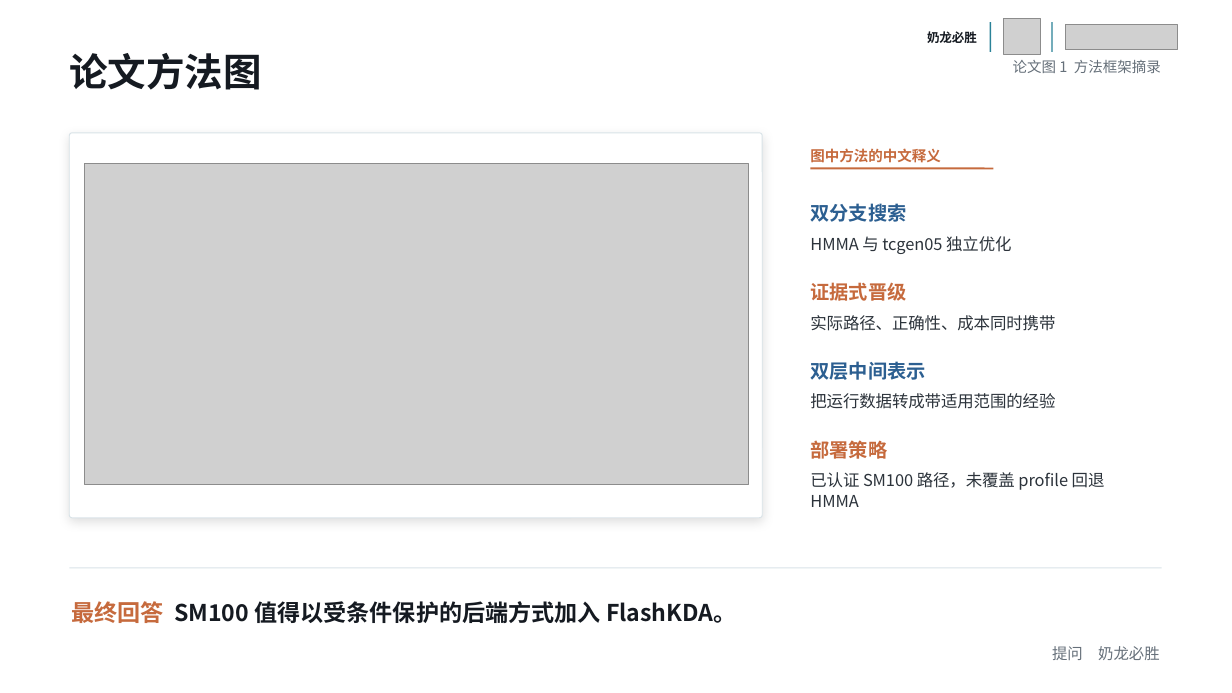
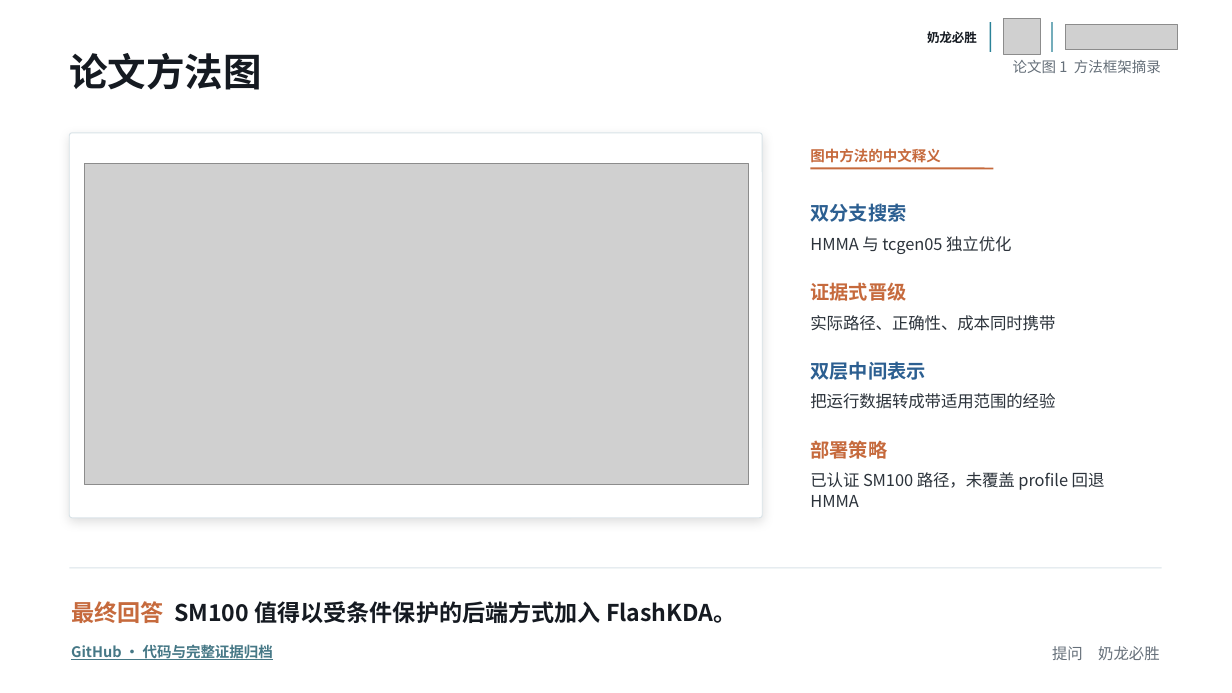
Before and after one commit to newmancai/assignment02-tensor-core-pipeline, a slide deck: slide 15 of team-projects/kimi-kda/c1-sm100-delivery/01_slides/C1_FlashKDA_SM100_奶龙必胜_署名版_20260911_v5.pptx. Drawn at 1232x693 pixels with LibreOffice and Linux fonts; fonts in the diff are those of the drawing; grey boxes stand for pictures. Boxes give left, top, right and bottom in pixels: in the first picture for what was removed or moved away, otherwise in the second. Text is boxed around its words. In the diff, an @@ line names an element or a change of style, - is before the commit and + after.

```diff
--- a/team-projects/kimi-kda/c1-sm100-delivery/01_slides/C1_FlashKDA_SM100_奶龙必胜_署名版_20260911_v5.pptx
+++ b/team-projects/kimi-kda/c1-sm100-delivery/01_slides/C1_FlashKDA_SM100_奶龙必胜_署名版_20260911_v5.pptx
@@ text added at [71,645,273,660], 11.2 pt, text #467886, bold, underline @@
+GitHub · 代码与完整证据归档
```
Also in this commit, not shown: 7 other files.
